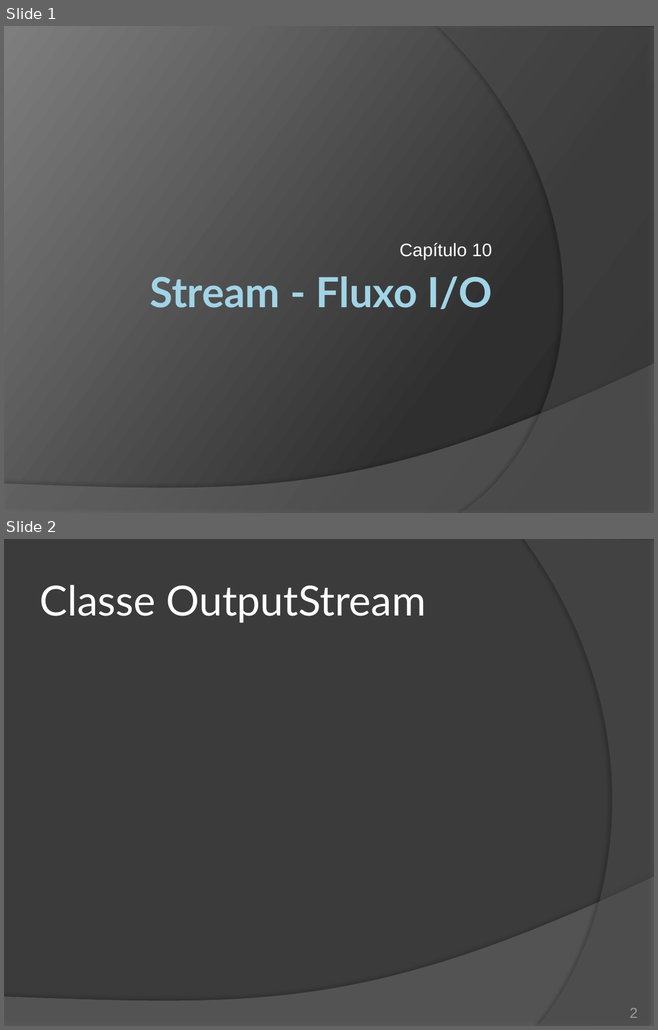
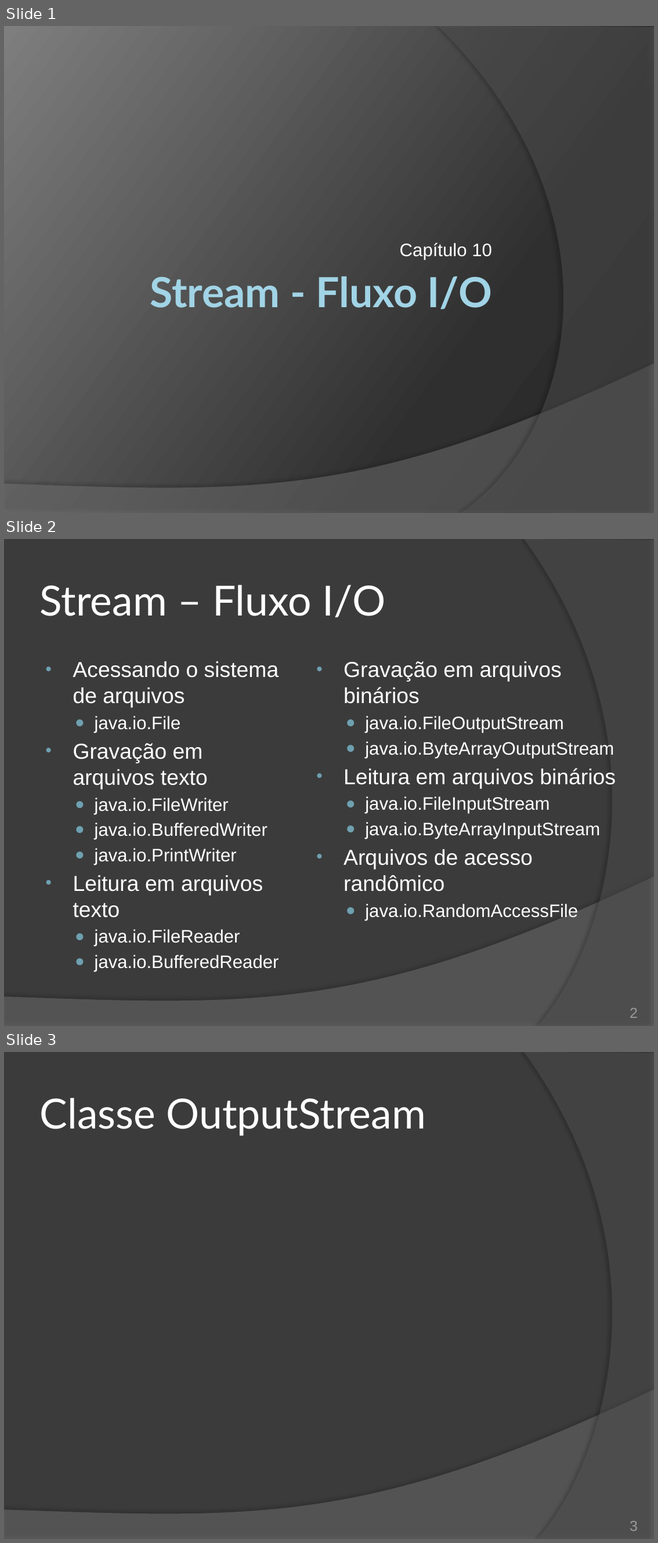
Before and after one commit to duchesqui/slzvieira-training, a slide deck: 2-Java-Programmer-Modulo-II/16.Capitulo10.pptx. Shown one above the other, each under a label of ours: slides 1 and 2 before the commit, slides 1, 2 and 3 after it. The pictures are 658x1030 and 658x1543 pixels, drawn with LibreOffice and Linux fonts; fonts in the diff are those of the drawing. Boxes give left, top, right and bottom in pixels: in the first picture for what was removed or moved away, otherwise in the second. Text is boxed around its words. In the diff, an @@ line names an element or a change of style, - is before the commit and + after.

Commit message:
Capítulo 10: Java I/O - Organização de tópicos.

```diff
--- a/2-Java-Programmer-Modulo-II/16.Capitulo10.pptx
+++ b/2-Java-Programmer-Modulo-II/16.Capitulo10.pptx
@@ slide 2 added at (4,539,654,1026), background #3B3B3B; not listed: 2 template elements that a slide beside it also shows @@
@@ title added at (40,585,385,618), 46 pt, text #FFFFFF @@
+Stream – Fluxo I/O
@@ text added at (73,661,279,972), 20 pt, text #FFFFFF @@
+• Acessando o sistema de arquivos
+  ● java.io.File
+• Gravação em arquivos texto
+  ● java.io.FileWriter
+  ● java.io.BufferedWriter
+  ● java.io.PrintWriter
+• Leitura em arquivos texto
+  ● java.io.FileReader
+  ● java.io.BufferedReader
@@ text added at (343,661,615,921), 20 pt, text #FFFFFF @@
+• Gravação em arquivos binários
+  ● java.io.FileOutputStream
+  ● java.io.ByteArrayOutputStream
+• Leitura em arquivos binários
+  ● java.io.FileInputStream
+  ● java.io.ByteArrayInputStream
+• Arquivos de acesso randômico
+  ● java.io.RandomAccessFile
@@ page number added at (629,1008,637,1018), 16 pt, text #9D9B9A @@
+2
@@ what was slide 2 is now slide 3 @@
@@ page number at (629,1521,637,1531): text changed @@
-2
+3
```
Also in this commit, not shown: 1 other file.
